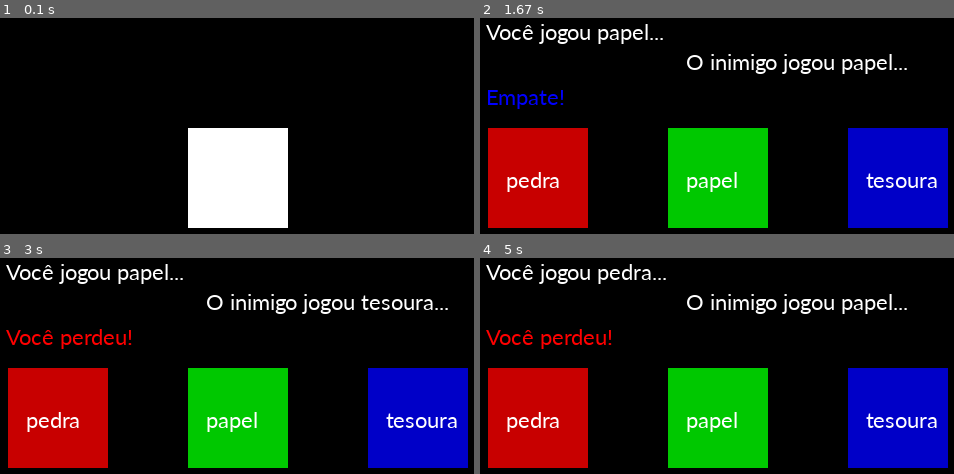
Above: before the commit, frames 1-4 (two rows, left to right).
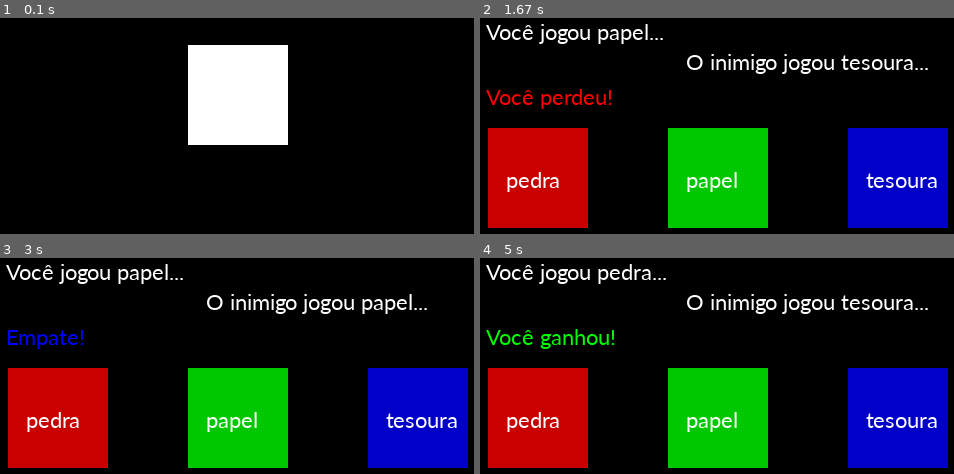
Above: after the commit, the same moments.

Repository: ifal-si-bacharel/jankenpoop
Game: pygame game, started from main.py
Two runs of this game, one before a commit and one after it. Both use one fixed random seed, a clock stepped at 60 frames per second and the inputs below.
Inputs (mouse positions are in pixels of both pictures, inside the frame that each line leads up to):
- Up to frame 1 (0.1 s): no input
- Up to frame 2 (1.67 s): click "start" at 0.38 s; click (721, 128) at 0.77 s; click (532, 212) at 1.15 s; click "papel" at 1.62 s
- Up to frame 3 (3 s): click (208, 465) at 2.65 s
- Up to frame 4 (5 s): click (873, 413) at 3.3 s; click "pedra" at 4.8 s

The runs differ from the first frame. In frame 1, 16% of the frame differs, in the area x 39-61%, y 12-98%; in frame 2, 1.6%; in frame 3, 1.6%; in frame 4, 1.6%.

Commit message:
lifes and rounds system implemented

Diff:
--- a/src/common/components/button.py
+++ b/src/common/components/button.py
@@ -6,8 +6,8 @@
 
   display = window()
 
-  def __init__(self, coordx, color, name, width = 100, height = 100):
-    self.coordy = screen_height() / 1.5 - 50
+  def __init__(self, coordx,coordy, color, name, width = 100, height = 100, ):
+    self.coordy = coordy
     self.coordx = coordx
     self.color = color
     self.name = name
--- a/src/common/screen_display.py
+++ b/src/common/screen_display.py
@@ -12,8 +12,10 @@
   current_screen = screen
 
 
+
 def frame():
   if current_screen == 'menu':
+    display.fill((0,0,0))
     menu.update_screen()
     menu.draw_screen()
   if current_screen == 'match':
--- a/src/modules/game_screen/game_screen.py
+++ b/src/modules/game_screen/game_screen.py
@@ -1,15 +1,20 @@
-from src.config.window import window
+from src.config.window import window, screen_height
 from src.common.components.button import Button
 from src.common.components.text import Text
 from src.modules.game_screen.script.match import player_choice
+import src.common.screen_display as screen
+
 
 display = window()
-button_start = Button(2,(255,255,255),'start')
-button_pedra = Button(5,(200,0,0),'pedra')
-button_papel = Button(2,(0,200,0),'papel')
-button_tesoura = Button(1.25,(0,0,200),'tesoura')
+ytemplate = screen_height() / 1.5 - 50
+
+button_pedra = Button(5,ytemplate,(200,0,0),'pedra')
+button_papel = Button(2,ytemplate,(0,200,0),'papel')
+button_tesoura = Button(1.25,ytemplate,(0,0,200),'tesoura')
+
 
 def choice(option):
+
   display.fill((0,0,0))
   check = player_choice(option)
   player_choice_text = Text(check[1], (255, 255, 255), 6,135)
@@ -28,11 +33,22 @@
     text = Text("Você perdeu!", (255,0,0), 6,200)
     text.draw()
 
+  if check[3] == 0 or check[4] == 0:
+    screen.switch_screen('menu')
+
+
+
+def pedra():
+  choice(1)
+def papel():
+  choice(2)
+def tesoura():
+  choice(3)
 
 def update_screen():
-  button_pedra.onclick(lambda: choice(1))
-  button_papel.onclick(lambda: choice(2))
-  button_tesoura.onclick(lambda: choice(3))
+  button_pedra.onclick(pedra)
+  button_papel.onclick(papel)
+  button_tesoura.onclick(tesoura)
 
 def draw_screen():
   button_pedra.draw()
--- a/src/modules/game_screen/script/match.py
+++ b/src/modules/game_screen/script/match.py
@@ -1,4 +1,7 @@
 from random import randint
+player_lifes = 3
+enemy_lifes = 3
+current_round = 0
 options = [1, 2, 3]
 exit = ["pedra", "papel", "tesoura"]
 rules = [
@@ -11,8 +14,22 @@
     return randint(1, 3)
 
 def player_choice(option: str):
+    global current_round,player_lifes,enemy_lifes
+    if current_round == 0:
+      player_lifes = 3
+      enemy_lifes = 3
+    current_round += 1
+
     player_choice_index = options.index(option)
     computer_choice_index = options.index(machine_choice())
     result = rules[player_choice_index][computer_choice_index]
+    if result == 1:
+        enemy_lifes -=1
+    elif result == -1:
+        player_lifes -= 1
 
-    return [result,f"Você jogou {exit[player_choice_index]}...",f"O inimigo jogou {exit[computer_choice_index]}..."]
+    if enemy_lifes == 0 or player_lifes == 0:
+        current_round = 0
+
+    print(f"{current_round}|jogador: {player_lifes} X Inimigo: {enemy_lifes}")
+    return [result,f"Você jogou {exit[player_choice_index]}...",f"O inimigo jogou {exit[computer_choice_index]}...",player_lifes,enemy_lifes,current_round]
--- a/src/modules/menu_screen/menu_screen.py
+++ b/src/modules/menu_screen/menu_screen.py
@@ -3,7 +3,7 @@
 from src.common.components.button import Button
 
 welcome_text = Text("Bem-vindo ao jogo! Faça sua escolha.", (255, 255, 198), 4.5, 100)
-button = Button(2,(255,255,255),'start')
+button = Button(2,200,(255,255,255),'start')
 def update_screen():
     button.onclick(lambda: screen.switch_screen('match'))
 
